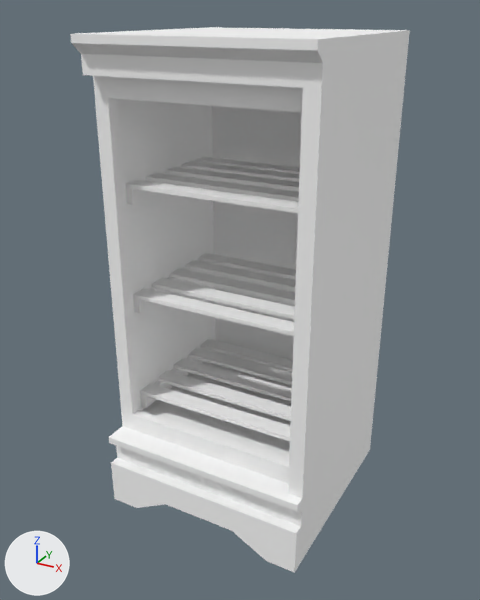
The FBX model Broken Dreams/Assets/3D Models/IntroLevel/Cell2/Cell2Props/LabFridgeBase_Modulur.fbx: old version first, new version second.
Rendered twice from a 50 mm lens placed at (0.294, 1.671, 6.272), pointed at (-0.77, 3.606, 5.304). Every picture has the same lights, and +X, +Y and +Z are marked at lower left. Where no turn or scale is listed for an object, it has been applied to the vertices.

In view in the first picture: 'LabFridgeBase_Modulur', 'LabFridgeDoor', 'LabFridgeTop_Modulur', 'LabFridge_Modulur'.
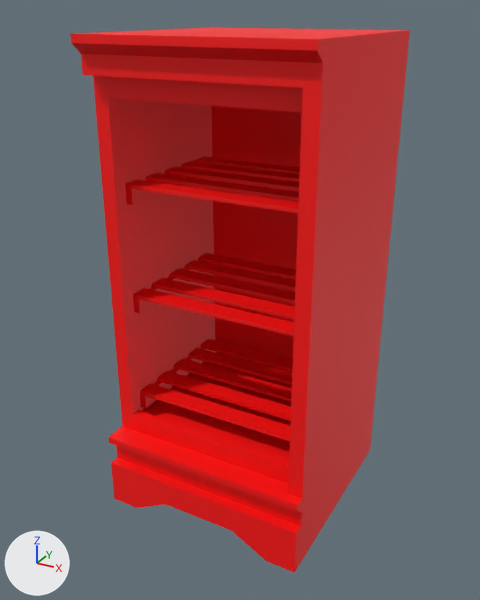
Boxes (x1, y1, x2, y2) around the edits, measured in the pictures (480 x 600 px):
'LabFridge_Modulur', recoloured (white to red): (116, 68, 406, 484) in both
'LabFridgeDoor', recoloured (white to red): (93, 76, 334, 498) in both
'LabFridgeBase_Modulur', recoloured (white to red): (109, 394, 375, 573) in both
'LabFridgeTop_Modulur', recoloured (white to red): (70, 27, 410, 89) in both

What the commit changed:
Material 'Fleshydoor_Mat' (mat_fleshydoor_mat) is new.
Its base color is (1.0, 0.0, 0.0) (red #ff0000).
Its roughness is 0.553.
me_mesh_003 has 14 vertices, 11 faces and spans x -0.386..0.386, y -0.393..0.393, z -0.058..0.058.
me_mesh_003 no longer uses material mat_cell2furn_mat (white #ffffff).
me_mesh_003 now uses material mat_fleshydoor_mat (red #ff0000).
me_mesh_002 has 36 vertices, 31 faces and spans x 0.0..0.772, y -0.07..0.012, z -1.283..0.0.
me_mesh_002 no longer uses material mat_cell2furn_mat (white #ffffff).
me_mesh_002 now uses material mat_fleshydoor_mat (red #ff0000).
me_mesh_001 has 200 vertices, 111 faces and spans x -0.386..0.386, y -0.339..0.339, z -0.641..0.641.
me_mesh_001 no longer uses material mat_cell2furn_mat (white #ffffff).
me_mesh_001 now uses material mat_fleshydoor_mat (red #ff0000).
me_mesh has 30 vertices, 23 faces and spans x -0.386..0.386, y -0.393..0.393, z 0.0..0.289.
me_mesh no longer uses material mat_cell2furn_mat (white #ffffff).
me_mesh now uses material mat_fleshydoor_mat (red #ff0000).
